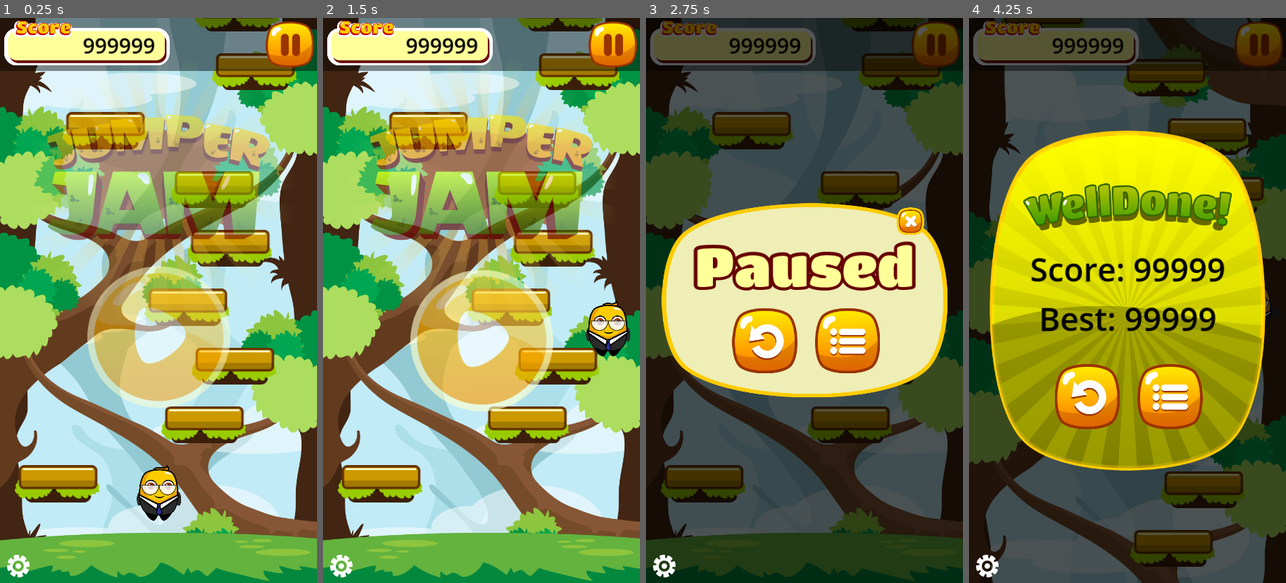
Above: before the commit, frames 1-4 (left to right).
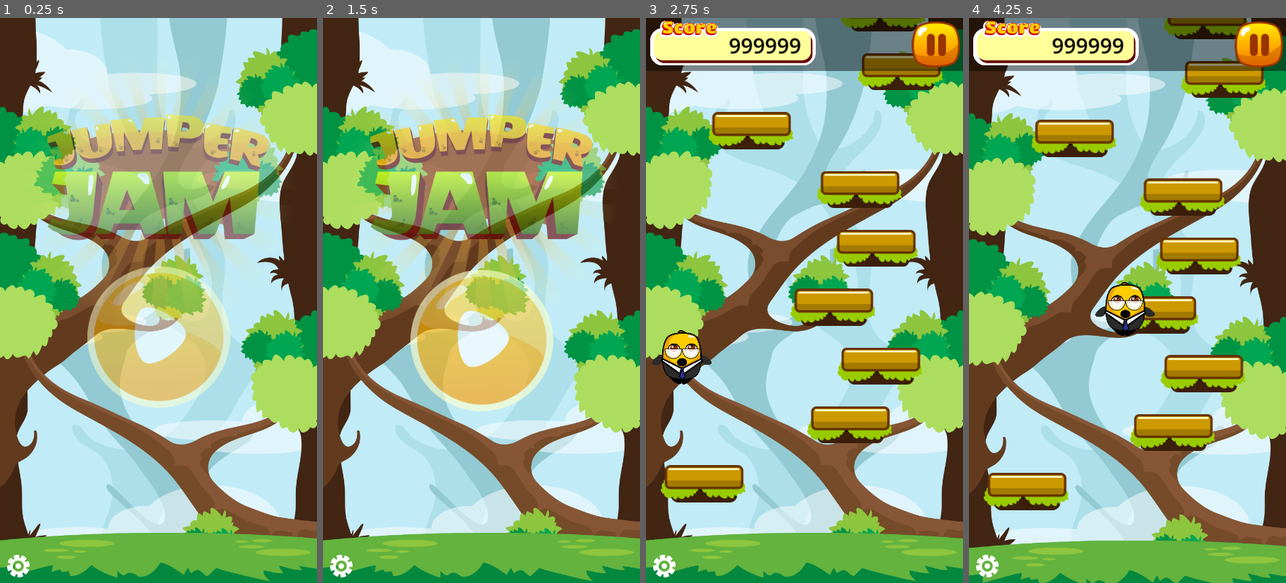
Above: after the commit, the same moments.

Repository: cmlf1598/jumper-jam
Game: Godot game, scene res://scenes/main.tscn
Same seed, same stepped clock (60 frames per second), same inputs: the game is played once before the commit and once after it.
Inputs (mouse positions are in pixels of both pictures, inside the frame that each line leads up to):
- Up to frame 1 (0.25 s): no input
- Up to frame 2 (1.5 s): hold Right (move_right) 0.53-1.25 s; click (481, 351) at 1.25 s
- Up to frame 3 (2.75 s): hold Left (move_left) from 2.03 s (still down)
- Up to frame 4 (4.25 s): release Left (move_left) at 2.75 s; click (1086, 340) at 2.77 s; hold Right (move_right) from 3.53 s (still down)

The runs differ from the first frame. In frame 1, 22% of the frame differs, in the area x 0-100%, y 0-89%; in frame 2, 22%; in frame 3, 99%, in the area x 0-100%, y 0-100%; in frame 4, 99%.

Commit message:
Play button works as intended + lose condition

Diff:
--- a/scenes/player.tscn
+++ b/scenes/player.tscn
@@ -149,3 +149,8 @@
 libraries = {
 "": SubResource("AnimationLibrary_isvq2")
 }
+
+[node name="VisibleOnScreenNotifier2D" type="VisibleOnScreenNotifier2D" parent="."]
+scale = Vector2(2.7, 1.5)
+
+[connection signal="screen_exited" from="VisibleOnScreenNotifier2D" to="." method="_on_visible_on_screen_notifier_2d_screen_exited"]
--- a/scripts/base_screen.gd
+++ b/scripts/base_screen.gd
@@ -7,12 +7,14 @@
 	# all the nodes of the group, and disable all buttons
 	get_tree().call_group("buttons", "set_disabled", true)
 
+var fade_dur = 0.5
+
 func appear():
 	visible = true
 
 	var tween = get_tree().create_tween()
 	# self refers to the title screen control node
-	tween.tween_property(self, "modulate:a", 1.0, 0.5)
+	tween.tween_property(self, "modulate:a", 1.0, fade_dur)
 	return tween
 
 
--- a/scripts/game.gd
+++ b/scripts/game.gd
@@ -5,6 +5,7 @@
 @onready var parallax1 = $ParallaxBackground/ParallaxLayer
 @onready var parallax2 = $ParallaxBackground/ParallaxLayer2
 @onready var parallax3 = $ParallaxBackground/ParallaxLayer3
+@onready var hud = $UILayer/HUD
 
 var player_scene = preload("res://scenes/player.tscn")
 var player: Player = null
@@ -29,7 +30,8 @@
 	setup_parallax_layer(parallax2)
 	setup_parallax_layer(parallax3)
 
-	new_game()
+	hud.visible = false
+	#new_game()
 
 # parallax functions are needed because we do not the dimensions of the screen.
 
@@ -63,6 +65,7 @@
 
 	player = player_scene.instantiate()
 	player.global_position = player_spawn_position
+	player.died.connect(_on_player_died) # catch signal from player script
 	add_child(player)
 
 	camera = camera_scene.instantiate()
@@ -71,3 +74,9 @@
 
 	if player:
 		level_generator.setup(player) # give the player to the level generator script
+		level_generator.start_generation()
+
+	hud.visible = true
+
+func _on_player_died():
+	print("_on_player_died")
--- a/scripts/game_camera.gd
+++ b/scripts/game_camera.gd
@@ -10,6 +10,10 @@
 var viewport_size
 
 func _ready():
+	# fixes initial glitch, visible when start button was pressed.
+	if player != null:
+		global_position.y = player.global_position.y
+
 	viewport_size = get_viewport_rect().size
 	global_position.x = viewport_size.x / 2 # centers camera on x axis
 
--- a/scripts/level_generator.gd
+++ b/scripts/level_generator.gd
@@ -22,6 +22,8 @@
 	viewport_size = get_viewport_rect().size
 	generated_platform_count = 0
 	start_platform_y = viewport_size.y - (y_distance_between_platforms * 2)
+
+func start_generation():
 	generate_level(start_platform_y, true)
 
 func _process(_delta):
--- a/scripts/main.gd
+++ b/scripts/main.gd
@@ -1,11 +1,10 @@
 extends Node
 
+@onready var game = $Game
+@onready var screens = $Screens
 
-# Called when the node enters the scene tree for the first time.
 func _ready():
-	pass # Replace with function body.
+	screens.start_game.connect(_on_screens_start_game) #signal from "screens" scene
 
-
-# Called every frame. 'delta' is the elapsed time since the previous frame.
-func _process(delta):
-	pass
+func _on_screens_start_game():
+	game.new_game()
--- a/scripts/player.gd
+++ b/scripts/player.gd
@@ -1,7 +1,10 @@
 extends CharacterBody2D
 class_name Player
 
+signal died
+
 @onready var animator = $AnimationPlayer
+@onready var cshape = $CollisionShape2D
 
 var speed = 300.0
 var accelerometer_speed = 130.0
@@ -13,6 +16,8 @@
 var viewport_size
 
 var use_accelerometer = false
+
+var dead = false
 
 func _ready():
 	viewport_size = get_viewport_rect().size
@@ -37,17 +42,19 @@
 	if velocity.y > max_fall_velocity:
 		velocity.y = max_fall_velocity
 
-	if use_accelerometer:
-		var mobile_input = Input.get_accelerometer()
-		velocity.x = mobile_input.x * accelerometer_speed
-	else:
-		# Horizontal movement
-		var direction = Input.get_axis("move_left", "move_right") # -1 if first one is pressed, +1 if the second one is pressed.
-		if direction:
-			velocity.x = direction * speed
+	#stop accepting input if player is dead
+	if !dead:
+		if use_accelerometer:
+			var mobile_input = Input.get_accelerometer()
+			velocity.x = mobile_input.x * accelerometer_speed
 		else:
-			# move from velocity.x to zero by the delta amount.
-			velocity.x = move_toward(velocity.x, 0, speed)
+			# Horizontal movement
+			var direction = Input.get_axis("move_left", "move_right") # -1 if first one is pressed, +1 if the second one is pressed.
+			if direction:
+				velocity.x = direction * speed
+			else:
+				# move from velocity.x to zero by the delta amount.
+				velocity.x = move_toward(velocity.x, 0, speed)
 
 	move_and_slide()
 
@@ -61,3 +68,13 @@
 func jump():
 	velocity.y = jump_velocity
 	MyUtility.add_log_msg("Player jumped!")
+
+func _on_visible_on_screen_notifier_2d_screen_exited():
+	die()
+
+func die():
+	if !dead:
+		dead = true
+		# Disable collission shape
+		cshape.set_deferred("disabled", true)
+		died.emit()
--- a/scripts/screens.gd
+++ b/scripts/screens.gd
@@ -1,4 +1,6 @@
 extends CanvasLayer
+
+signal start_game
 
 @onready var console = $Debug/ConsoleLog
 
@@ -7,6 +9,7 @@
 @onready var game_over_screen = $GameOverScreen
 
 var current_screen = null
+
 
 func _ready():
 	console.visible = false
@@ -26,8 +29,9 @@
 func _on_button_pressed(button):
 	match button.name:
 		"TitlePlay":
-			print("Play button is pressed")
-			change_screen(pause_screen)
+			change_screen(null)
+			await(get_tree().create_timer(0.5).timeout)
+			start_game.emit()
 		"PauseRetry":
 			change_screen(game_over_screen)
 			print("Pause retry")
